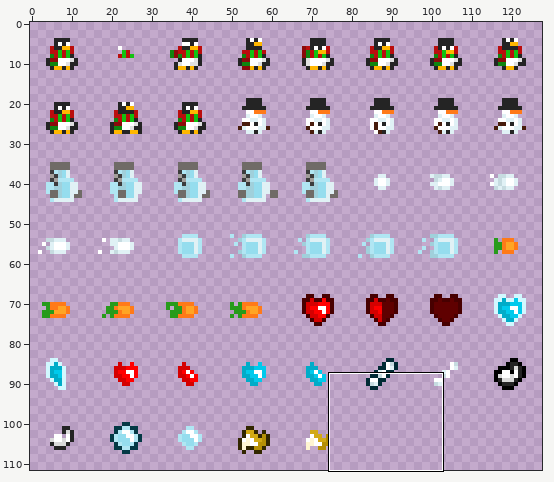
A sprite sheet gets an edit: summer game/Content/images/characters.png. Above: a wide view before the commit, with the close-up outlined.
Close-up. Before:
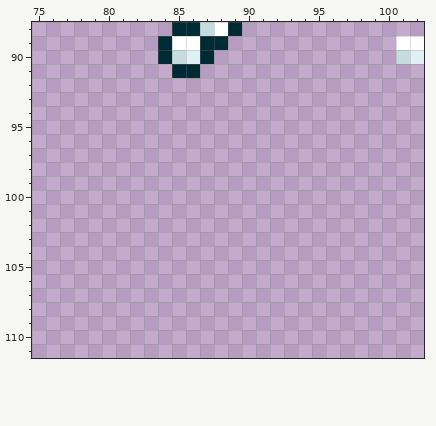
The file is 128x112 pixels. Colours within 5 levels of each other are drawn and written as one. Shown: x 75..102, y 88..111.
After the commit:
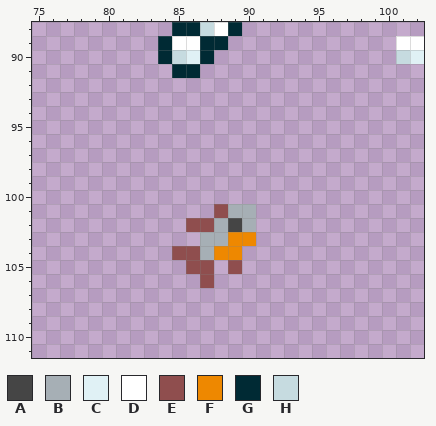
Palette (. is transparent): A #454545  B #a6afb5  C #e0f1f5  D #ffffff  E #8f4e4e  F #ee8800  G #002a34  H #c6dbe0
Difference:
y 101: x 88..90 ... -> EBB
y 102: x 86..90 ..... -> EEBAB
y 103: x 87..90 .... -> BBFF
y 104: x 85..89 ..... -> EEBFF
y 105: x 86..87 .. -> EE; x 89 . -> E
y 106: x 87 . -> E
